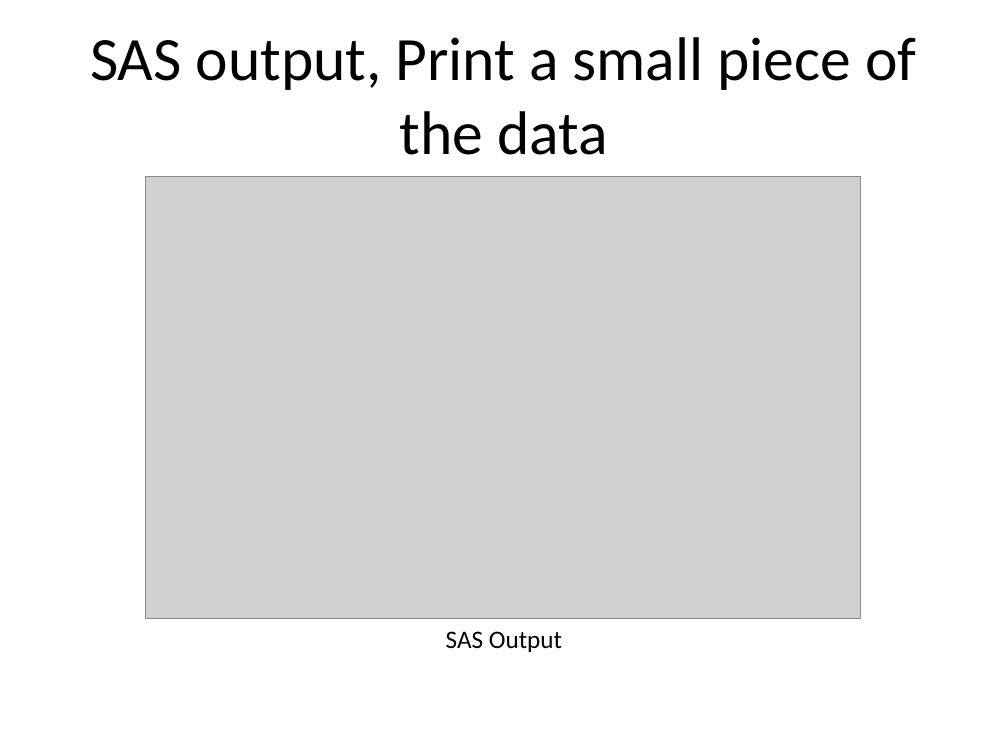
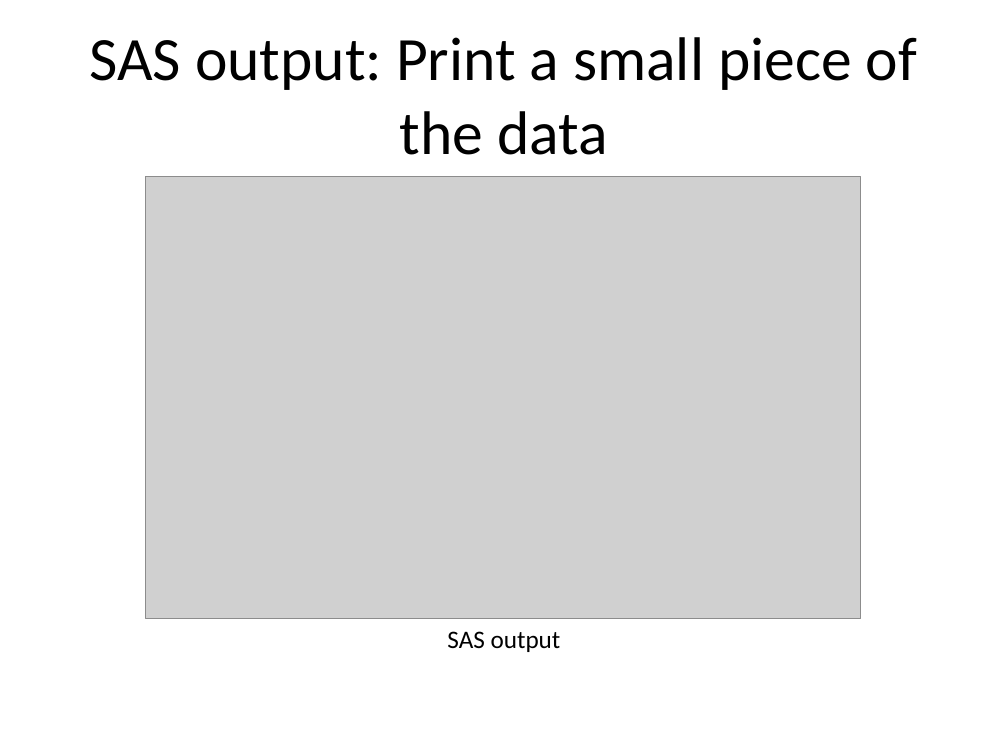
Before and after one commit to pmean/introduction-to-SAS, a slide deck: slide 17 of results/5507-02-simon-slides-and-speaker-notes.pptx (slide 15 before the commit). Drawn at 1008x756 pixels with LibreOffice and Linux fonts; fonts in the diff are those of the drawing; grey boxes stand for pictures. Boxes give left, top, right and bottom in pixels: in the first picture for what was removed or moved away, otherwise in the second. Text is boxed around its words. In the diff, an @@ line names an element or a change of style, - is before the commit and + after.

```diff
--- a/results/5507-02-simon-slides-and-speaker-notes.pptx
+++ b/results/5507-02-simon-slides-and-speaker-notes.pptx
@@ title at (89,37,917,155): text changed @@
-SAS output, Print a small piece of the data
+SAS output: Print a small piece of the data
@@ text at (447,631,561,652): text changed @@
-SAS Output
+SAS output
```
Also in this commit, not shown: 38 other slides changed, 3 slides added, 1 slide removed, 4 other files.
